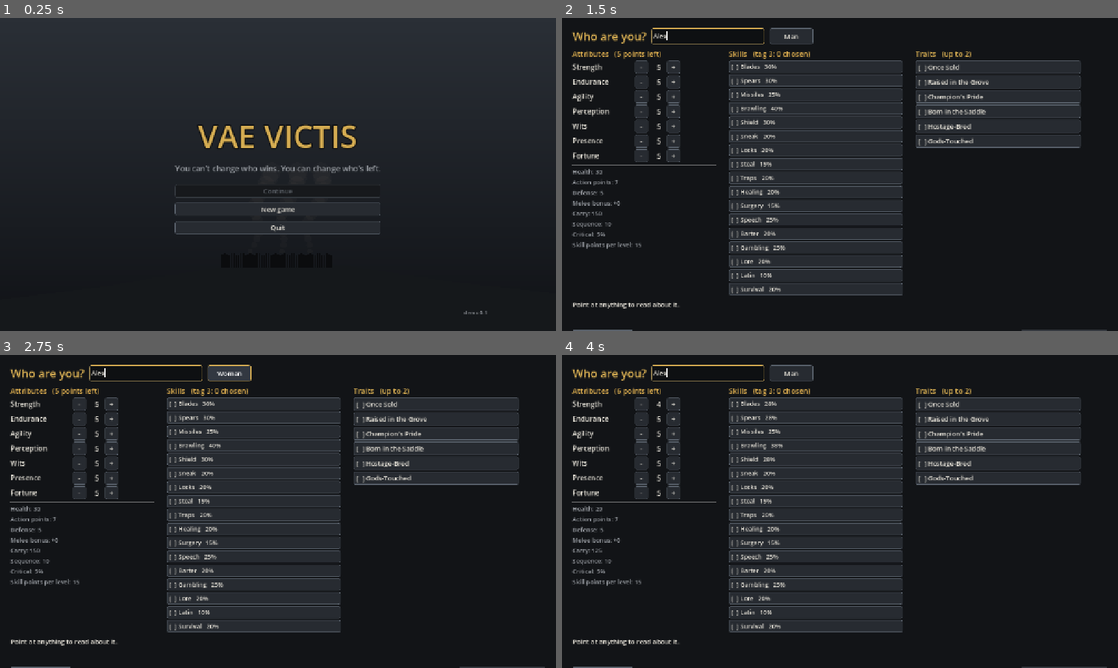
Above: before the commit, frames 1-4 (two rows, left to right).
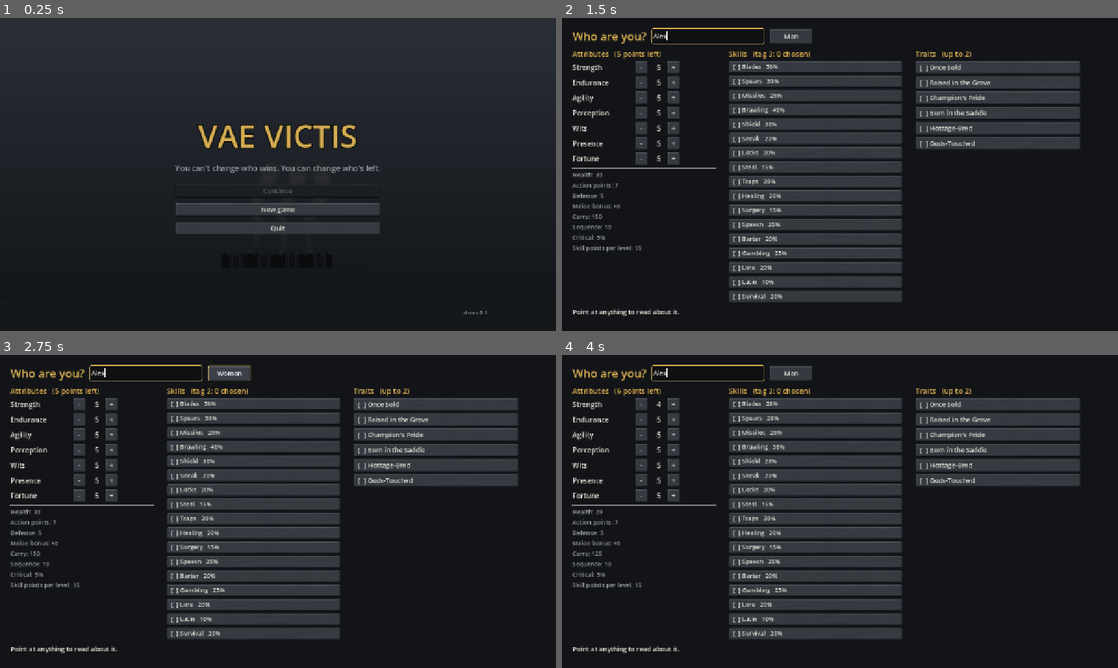
Above: after the commit, the same moments.

Repository: tdotlab/vae-victis
Game: Godot game, scene res://src/main.tscn
Two runs of this game, one before a commit and one after it. Both use one fixed random seed, a clock stepped at 60 frames per second and the inputs below.
Inputs (mouse positions are in pixels of both pictures, inside the frame that each line leads up to):
- Up to frame 1 (0.25 s): no input
- Up to frame 2 (1.5 s): click "New game" at 0.5 s; click (706, 36) at 1.27 s; type "Alex" at 1.35 s
- Up to frame 3 (2.75 s): click "Man" at 2 s
- Up to frame 4 (4 s): click "Woman" at 2.75 s; click "-" at 3.5 s

The runs differ from the first frame. In frame 1, 1.0% of the frame differs, in the area x 31-69%, y 34-70%; in frame 2, 14%; in frame 3, 15%, in the area x 1-98%, y 3-100%; in frame 4, 14%.

Commit message:
Rebuild the interface in iron and bronze
The bottom bar was a flat debug strip. It is now a hammered iron plate
under a bronze rim cut with a La Tene wave tendril: sunk wells for the
log, health and weapon, bronze studs for action points, and END TURN on
a shield boss after the Vacheres boss. Window panels and buttons share
the same iron. Windows sit above the bar when they fit; the world map
hides the turn controls. All of it is generated by art/ui.py.

Co-Authored-By: Claude Opus 5.5 <noreply@anthropic.com>

Diff:
--- a/game/src/game/local_map.gd
+++ b/game/src/game/local_map.gd
@@ -30,7 +30,7 @@
 var _camera: Camera2D
 var _cam_offset := Vector2.ZERO
 var _map_rect := Rect2()
-const HUD_BAR_H := 152.0
+const HUD_BAR_H := HUD.BAR_H
 var _floor: _Layer
 var _things: _Layer
 var _over: _Layer
--- a/game/src/game/world_map.gd
+++ b/game/src/game/world_map.gd
@@ -8,7 +8,7 @@
 const CELL := 26.0
 const STEP_TIME := 0.16          # seconds of animation per cell
 const PANEL_W := 270.0
-const BAR_H := 152.0
+const BAR_H := HUD.BAR_H
 
 var world: WorldData
 var hud: HUD
--- a/game/src/ui/dialogue_panel.gd
+++ b/game/src/ui/dialogue_panel.gd
@@ -54,11 +54,11 @@
 	add_child(dim)
 	var center := CenterContainer.new()
 	center.set_anchors_and_offsets_preset(Control.PRESET_FULL_RECT)
-	center.offset_bottom = -100
 	add_child(center)
 	var panel := PanelContainer.new()
 	panel.custom_minimum_size = Vector2(780, 0)
 	center.add_child(panel)
+	UITheme.keep_above_bar(center, panel)
 	var row := HBoxContainer.new()
 	row.add_theme_constant_override("separation", 14)
 	panel.add_child(row)
--- a/game/src/ui/hud.gd
+++ b/game/src/ui/hud.gd
@@ -1,20 +1,33 @@
 class_name HUD
 extends Control
-## The interface over a local map: the bottom bar (message log, health,
-## action points, weapon, buttons) and the windows opened from it.
+## The interface over a local map: the bottom bar and the windows opened from
+## it. The bar is a hammered iron plate under a bronze strip (art/ui.py):
+## the message log in a recessed well, health, the action-point studs over
+## the weapon slot, the shield boss that ends a turn, and the buttons.
+
+const BAR_H := 162.0     # the opaque part of the bar; the texture adds 6 px of shadow above
+const TEX_H := 168.0
 
 var map: LocalMap        # set on a local map
 var world: Node          # set on the world map (WorldMap); exactly one of the two
 var _log: RichTextLabel
 var _hp: Label
-var _ap: Label
+var _hp_max: Label
 var _date: Label
+var _studs: HBoxContainer
 var _weapon_btn: Button
+var _weapon_name: Label
+var _weapon_info: Label
 var _hover: Label
-var _end_turn: Button
+var _end_turn: TextureButton
+var _end_turn_label: Label
 var _end_combat: Button
 var _sneak_btn: Button
 var _modals: Array = []   # open windows, top last
+var _stud_on: Texture2D = preload("res://assets/ui/stud_on.png")
+var _stud_off: Texture2D = preload("res://assets/ui/stud_off.png")
+var _boss_ready: Texture2D = preload("res://assets/ui/boss_ready.png")
+var _boss_idle: Texture2D = preload("res://assets/ui/boss_idle.png")
 
 
 func _ready() -> void:
@@ -35,65 +48,166 @@
 
 
 func _build_bar() -> void:
-	var bar := PanelContainer.new()
-	bar.set_anchors_and_offsets_preset(Control.PRESET_BOTTOM_WIDE)
-	bar.offset_top = -152
-	bar.mouse_filter = Control.MOUSE_FILTER_STOP
-	add_child(bar)
+	var plate := NinePatchRect.new()
+	plate.texture = preload("res://assets/ui/bar.png")
+	plate.patch_margin_left = 48
+	plate.patch_margin_right = 48
+	plate.axis_stretch_horizontal = NinePatchRect.AXIS_STRETCH_MODE_TILE_FIT
+	plate.set_anchors_and_offsets_preset(Control.PRESET_BOTTOM_WIDE)
+	plate.offset_top = -TEX_H
+	plate.mouse_filter = Control.MOUSE_FILTER_IGNORE
+	add_child(plate)
+	# Swallow clicks on the opaque part only, not the shadow above it.
+	var catcher := Control.new()
+	catcher.set_anchors_and_offsets_preset(Control.PRESET_BOTTOM_WIDE)
+	catcher.offset_top = -BAR_H
+	catcher.mouse_filter = Control.MOUSE_FILTER_STOP
+	add_child(catcher)
 	var hb := HBoxContainer.new()
-	hb.add_theme_constant_override("separation", 10)
-	bar.add_child(hb)
+	hb.set_anchors_and_offsets_preset(Control.PRESET_BOTTOM_WIDE)
+	hb.offset_top = -BAR_H + 30
+	hb.offset_bottom = -10
+	hb.offset_left = 32
+	hb.offset_right = -32
+	hb.add_theme_constant_override("separation", 12)
+	add_child(hb)
+
+	# The log, in a dark well.
+	var well := PanelContainer.new()
+	well.add_theme_stylebox_override("panel", UITheme.tex_box("well", 12, 10))
+	well.size_flags_horizontal = Control.SIZE_EXPAND_FILL
+	hb.add_child(well)
 	_log = RichTextLabel.new()
 	_log.bbcode_enabled = true
 	_log.scroll_following = true
-	_log.custom_minimum_size = Vector2(520, 130)
-	_log.size_flags_horizontal = Control.SIZE_EXPAND_FILL
+	_log.custom_minimum_size = Vector2(440, 0)
 	_log.add_theme_font_size_override("normal_font_size", 14)
-	var log_bg := StyleBoxFlat.new()
-	log_bg.bg_color = Color("#0e1012")
-	log_bg.set_content_margin_all(6)
-	_log.add_theme_stylebox_override("normal", log_bg)
-	hb.add_child(_log)
-	var stats := VBoxContainer.new()
-	stats.custom_minimum_size.x = 170
-	hb.add_child(stats)
-	_hp = UITheme.label("", 18, UITheme.GOOD)
-	stats.add_child(_hp)
-	_ap = UITheme.label("", 16, UITheme.WARN)
-	stats.add_child(_ap)
-	_date = UITheme.label("", 13, UITheme.DIM)
-	_date.autowrap_mode = TextServer.AUTOWRAP_WORD
-	stats.add_child(_date)
-	_weapon_btn = UITheme.button("", _cycle_weapon, 170)
-	_weapon_btn.custom_minimum_size.y = 34
+	_log.add_theme_stylebox_override("normal", StyleBoxEmpty.new())
+	well.add_child(_log)
+
+	# Health, with the date under it.
+	var hcol := VBoxContainer.new()
+	hcol.custom_minimum_size.x = 112
+	hcol.add_theme_constant_override("separation", 4)
+	hb.add_child(hcol)
+	var hwell := PanelContainer.new()
+	hwell.add_theme_stylebox_override("panel", UITheme.tex_box("well", 12, 6))
+	hwell.size_flags_vertical = Control.SIZE_EXPAND_FILL
+	hcol.add_child(hwell)
+	var hv := VBoxContainer.new()
+	hv.alignment = BoxContainer.ALIGNMENT_CENTER
+	hv.add_theme_constant_override("separation", -2)
+	hwell.add_child(hv)
+	hv.add_child(UITheme.caps("Health", 10))
+	_hp = UITheme.label("", 30, UITheme.TEXT)
+	_hp.horizontal_alignment = HORIZONTAL_ALIGNMENT_CENTER
+	hv.add_child(_hp)
+	_hp_max = UITheme.label("", 12, UITheme.DIM)
+	_hp_max.horizontal_alignment = HORIZONTAL_ALIGNMENT_CENTER
+	hv.add_child(_hp_max)
+	_date = UITheme.label("", 12, UITheme.DIM)
+	_date.horizontal_alignment = HORIZONTAL_ALIGNMENT_CENTER
+	_date.add_theme_color_override("font_shadow_color", Color(0, 0, 0, 0.85))
+	_date.add_theme_constant_override("shadow_offset_y", 1)
+	hcol.add_child(_date)
+
+	# Action studs over the weapon slot.
+	var wcol := VBoxContainer.new()
+	wcol.custom_minimum_size.x = 214
+	wcol.add_theme_constant_override("separation", 5)
+	hb.add_child(wcol)
+	_studs = HBoxContainer.new()
+	_studs.alignment = BoxContainer.ALIGNMENT_CENTER
+	_studs.add_theme_constant_override("separation", 2)
+	_studs.custom_minimum_size.y = 18
+	_studs.tooltip_text = "Action points. Lit in a fight while they last."
+	_studs.mouse_filter = Control.MOUSE_FILTER_STOP
+	wcol.add_child(_studs)
+	_weapon_btn = Button.new()
+	_weapon_btn.focus_mode = Control.FOCUS_NONE
+	_weapon_btn.size_flags_vertical = Control.SIZE_EXPAND_FILL
 	_weapon_btn.tooltip_text = "Your weapon. Click to switch to another one you carry."
-	stats.add_child(_weapon_btn)
+	_weapon_btn.add_theme_stylebox_override("normal", UITheme.tex_box("well", 12, 8))
+	_weapon_btn.add_theme_stylebox_override("hover", UITheme.tex_box("well_hover", 12, 8))
+	_weapon_btn.add_theme_stylebox_override("pressed", UITheme.tex_box("well_hover", 12, 8))
+	_weapon_btn.pressed.connect(_cycle_weapon)
+	wcol.add_child(_weapon_btn)
+	var wv := VBoxContainer.new()
+	wv.set_anchors_and_offsets_preset(Control.PRESET_FULL_RECT)
+	wv.alignment = BoxContainer.ALIGNMENT_CENTER
+	wv.mouse_filter = Control.MOUSE_FILTER_IGNORE
+	wv.add_theme_constant_override("separation", 2)
+	_weapon_btn.add_child(wv)
+	var wcap := UITheme.caps("Weapon", 10)
+	wcap.mouse_filter = Control.MOUSE_FILTER_IGNORE
+	wv.add_child(wcap)
+	_weapon_name = UITheme.label("", 17, UITheme.TEXT)
+	_weapon_name.horizontal_alignment = HORIZONTAL_ALIGNMENT_CENTER
+	_weapon_name.mouse_filter = Control.MOUSE_FILTER_IGNORE
+	wv.add_child(_weapon_name)
+	_weapon_info = UITheme.label("", 13, UITheme.WARN)
+	_weapon_info.horizontal_alignment = HORIZONTAL_ALIGNMENT_CENTER
+	_weapon_info.mouse_filter = Control.MOUSE_FILTER_IGNORE
+	wv.add_child(_weapon_info)
+
+	# The shield boss ends a turn; End fight under it.
+	var bcol := VBoxContainer.new()
+	bcol.custom_minimum_size.x = 92
+	bcol.add_theme_constant_override("separation", 0)
+	hb.add_child(bcol)
+	_end_turn = TextureButton.new()
+	_end_turn.texture_normal = _boss_idle
+	_end_turn.texture_hover = preload("res://assets/ui/boss_hover.png")
+	_end_turn.texture_pressed = preload("res://assets/ui/boss_pressed.png")
+	_end_turn.texture_disabled = _boss_idle
+	_end_turn.focus_mode = Control.FOCUS_NONE
+	_end_turn.size_flags_horizontal = Control.SIZE_SHRINK_CENTER
+	_end_turn.tooltip_text = "End your turn (Space)."
+	if map:
+		_end_turn.pressed.connect(func(): map.combat.player_end_turn())
+	bcol.add_child(_end_turn)
+	_end_turn_label = UITheme.caps("End turn", 9)
+	_end_turn_label.position = Vector2(0, 36)
+	_end_turn_label.size = Vector2(88, 16)
+	_end_turn_label.mouse_filter = Control.MOUSE_FILTER_IGNORE
+	_end_turn.add_child(_end_turn_label)
+	_end_combat = _tb("End fight", "End the fight when no enemy is left in sight (Enter).", func():
+		if map:
+			map.combat.request_end())
+	_end_combat.custom_minimum_size = Vector2(92, 26)
+	bcol.add_child(_end_combat)
+	# Turns and action points mean nothing on the road.
+	bcol.visible = map != null
+	_studs.visible = map != null
+
+	# The buttons.
 	var grid := GridContainer.new()
 	grid.columns = 2
 	grid.add_theme_constant_override("h_separation", 6)
 	grid.add_theme_constant_override("v_separation", 6)
+	grid.size_flags_vertical = Control.SIZE_SHRINK_CENTER
 	hb.add_child(grid)
-	grid.add_child(_tb("Gear (I)", open_inventory))
-	grid.add_child(_tb("Self (C)", open_character))
-	grid.add_child(_tb("Journal (J)", open_journal))
+	grid.add_child(_tb("Gear", "Your gear and what you carry (I).", open_inventory))
+	grid.add_child(_tb("Self", "Your character (C).", open_character))
+	grid.add_child(_tb("Journal", "Quests and notes (J).", open_journal))
 	if map == null:
-		grid.add_child(_tb("Rest (R)", func(): world.rest()))
-		grid.add_child(_tb("Menu (Esc)", open_menu))
-		return
-	grid.add_child(_tb("Travel (M)", func(): map.try_world_map()))
-	_sneak_btn = _tb("Sneak (S)", func(): map.toggle_sneak())
+		grid.add_child(_tb("Rest", "Rest a while (R).", func(): world.rest()))
+		grid.add_child(_tb("Menu", "Save, load, help, quit (Esc).", open_menu))
+		return
+	grid.add_child(_tb("Travel", "The map of Gaul (M).", func(): map.try_world_map()))
+	_sneak_btn = _tb("Sneak", "Move quietly (S).", func(): map.toggle_sneak())
 	grid.add_child(_sneak_btn)
-	grid.add_child(_tb("Menu (Esc)", open_menu))
-	_end_turn = _tb("End turn (Space)", func(): map.combat.player_end_turn())
-	grid.add_child(_end_turn)
-	_end_combat = _tb("End fight (Enter)", func(): map.combat.request_end())
-	grid.add_child(_end_combat)
-
-
-func _tb(text: String, cb: Callable) -> Button:
-	var b := UITheme.button(text, cb, 140)
-	b.custom_minimum_size.y = 28
-	b.add_theme_font_size_override("font_size", 13)
+	grid.add_child(_tb("Menu", "Save, load, help, quit (Esc).", open_menu))
+
+
+func _tb(text: String, tip: String, cb: Callable) -> Button:
+	var b := UITheme.button(text.to_upper(), cb, 96)
+	b.custom_minimum_size.y = 32
+	b.tooltip_text = tip
+	b.add_theme_font_override("font", UITheme.caps_font())
+	b.add_theme_font_size_override("font_size", 11)
+	b.add_theme_color_override("font_color", UITheme.TEXT.darkened(0.08))
+	b.add_theme_color_override("font_hover_color", UITheme.BRONZE)
 	return b
 
 
@@ -121,28 +235,43 @@
 	if map and map.player == null:
 		return
 	var p := Game.state.player
-	_hp.text = "Health %d / %d" % [p.hp, p.max_hp()]
-	_hp.add_theme_color_override("font_color", UITheme.GOOD if p.hp * 2 > p.max_hp() else UITheme.BAD)
-	var in_fight := in_fight()
-	if in_fight:
-		var a := map.player.ap if map.combat.current == map.player else 0
-		_ap.text = "Action %s" % ("●".repeat(a) + "○".repeat(maxi(0, p.max_ap() - a)))
-	elif map:
-		_ap.text = "Sneaking" if map.player.get_meta("sneaking", false) else ""
-	else:
-		_ap.text = ""
+	_hp.text = str(p.hp)
+	_hp.add_theme_color_override("font_color", UITheme.TEXT if p.hp * 2 > p.max_hp() else UITheme.BAD)
+	_hp_max.text = "of %d" % p.max_hp()
+	var fighting := in_fight()
+	var mine := fighting and map.combat.current == map.player
+	var lit: int = map.player.ap if mine else 0
+	var n := p.max_ap()
+	while _studs.get_child_count() < n:
+		var t := TextureRect.new()
+		t.mouse_filter = Control.MOUSE_FILTER_IGNORE
+		_studs.add_child(t)
+	for i in _studs.get_child_count():
+		var t: TextureRect = _studs.get_child(i)
+		t.visible = i < n
+		t.texture = _stud_on if i < lit else _stud_off
 	_date.text = Game.state.date_text()
 	var w := p.weapon_def()
-	var ammo := ""
+	var info := "%d AP" % int(w.get("ap", 3))
 	if w.has("ammo"):
-		ammo = " (%d)" % p.inventory.count(w["ammo"])
+		info += "   %d %s" % [p.inventory.count(w["ammo"]), DB.item_name_lc(w["ammo"])]
 	elif w.get("thrown", false):
-		ammo = " (%d)" % (p.inventory.count(w["id"]) + 1)
-	_weapon_btn.text = "%s%s  %d AP" % [w.get("name", "Fists"), ammo, int(w.get("ap", 3))]
+		info += "   %d left" % (p.inventory.count(w["id"]) + 1)
+	_weapon_name.text = w.get("name", "Fists")
+	_weapon_info.text = info
+	_end_turn.disabled = not mine
+	_end_turn.texture_normal = _boss_ready if mine else _boss_idle
+	_end_turn_label.add_theme_color_override("font_color", UITheme.BRONZE if mine else UITheme.DIM.darkened(0.3))
+	_end_combat.disabled = not fighting
 	if map:
-		_end_turn.disabled = not in_fight
-		_end_combat.disabled = not in_fight
-		_sneak_btn.disabled = in_fight
+		_sneak_btn.disabled = fighting
+		var sneaking: bool = map.player.get_meta("sneaking", false)
+		if sneaking:
+			_sneak_btn.add_theme_stylebox_override("normal", UITheme.button_box("btn_on"))
+			_sneak_btn.add_theme_color_override("font_color", UITheme.BRONZE)
+		else:
+			_sneak_btn.remove_theme_stylebox_override("normal")
+			_sneak_btn.add_theme_color_override("font_color", UITheme.TEXT.darkened(0.08))
 
 
 func in_fight() -> bool:
--- a/game/src/ui/journal_panel.gd
+++ b/game/src/ui/journal_panel.gd
@@ -17,7 +17,7 @@
 	if deadline > 0 and gs.quest_status("hostages") == "active":
 		vb.add_child(UITheme.label("Days until the spring assembly: %d" % maxi(0, deadline - gs.day()), 14, UITheme.WARN))
 	var scroll := ScrollContainer.new()
-	scroll.custom_minimum_size = Vector2(740, 420)
+	scroll.custom_minimum_size = Vector2(740, 380)
 	scroll.horizontal_scroll_mode = ScrollContainer.SCROLL_MODE_DISABLED
 	vb.add_child(scroll)
 	var list := VBoxContainer.new()
--- a/game/src/ui/ui_theme.gd
+++ b/game/src/ui/ui_theme.gd
@@ -1,6 +1,7 @@
 class_name UITheme
 extends RefCounted
-## The interface look: charcoal iron panels, iron edges, brass accents, bone text.
+## The interface look: hammered iron panels, iron edges, brass accents, bone text.
+## The iron and bronze pieces are rendered by art/ui.py into assets/ui/.
 ## T hates brown; keep it out of the interface.
 
 const BG := Color("#121417")
@@ -15,6 +16,7 @@
 const WARN := Color("#e0b050")
 
 static var _theme: Theme
+static var _caps: FontVariation
 
 
 static func get_theme() -> Theme:
@@ -22,14 +24,20 @@
 		return _theme
 	var t := Theme.new()
 	t.default_font_size = 15
-	var panel := _box(PANEL, EDGE, 2)
+	var panel := tex_box("panel", 20, 16)
+	panel.axis_stretch_horizontal = StyleBoxTexture.AXIS_STRETCH_MODE_TILE_FIT
+	panel.axis_stretch_vertical = StyleBoxTexture.AXIS_STRETCH_MODE_TILE_FIT
 	t.set_stylebox("panel", "PanelContainer", panel)
 	t.set_stylebox("panel", "Panel", panel)
-	t.set_stylebox("normal", "Button", _box(PANEL_LIGHT, EDGE, 1, 6))
-	t.set_stylebox("hover", "Button", _box(Color("#323841"), BRONZE, 1, 6))
-	t.set_stylebox("pressed", "Button", _box(Color("#3c434d"), BRONZE, 2, 6))
-	t.set_stylebox("disabled", "Button", _box(Color("#17191c"), Color("#33383e"), 1, 6))
-	t.set_stylebox("focus", "Button", _box(Color(0, 0, 0, 0), BRONZE, 1, 6))
+	t.set_stylebox("normal", "Button", button_box("btn_normal"))
+	t.set_stylebox("hover", "Button", button_box("btn_hover"))
+	t.set_stylebox("pressed", "Button", button_box("btn_pressed"))
+	t.set_stylebox("disabled", "Button", button_box("btn_off"))
+	t.set_stylebox("focus", "Button", StyleBoxEmpty.new())
+	t.set_constant("outline_size", "Button", 0)
+	t.set_color("font_shadow_color", "Button", Color(0, 0, 0, 0.7))
+	t.set_constant("shadow_offset_y", "Button", 1)
+	t.set_constant("shadow_offset_x", "Button", 0)
 	t.set_color("font_color", "Button", TEXT)
 	t.set_color("font_hover_color", "Button", Color("#ffffff"))
 	t.set_color("font_pressed_color", "Button", Color("#ffffff"))
@@ -52,6 +60,42 @@
 	t.set_stylebox("grabber_pressed", "VScrollBar", grab)
 	_theme = t
 	return t
+
+
+## A 9-patch from one of the rendered interface pieces.
+static func tex_box(name: String, margin: int, pad: int) -> StyleBoxTexture:
+	var s := StyleBoxTexture.new()
+	s.texture = load("res://assets/ui/%s.png" % name)
+	s.set_texture_margin_all(margin)
+	s.set_content_margin_all(pad)
+	return s
+
+
+static func button_box(name: String) -> StyleBoxTexture:
+	var s := tex_box(name, 9, 10)
+	s.content_margin_top = 4
+	s.content_margin_bottom = 5
+	return s
+
+
+## Small capitals with a little air between them, for labels cut into the
+## iron ("HEALTH", "GEAR").
+static func caps_font() -> FontVariation:
+	if _caps == null:
+		_caps = FontVariation.new()
+		_caps.base_font = ThemeDB.fallback_font
+		_caps.spacing_glyph = 2
+		_caps.variation_embolden = 0.4
+	return _caps
+
+
+static func caps(text: String, size: int = 11, color: Color = BRONZE) -> Label:
+	var l := label(text.to_upper(), size, color)
+	l.add_theme_font_override("font", caps_font())
+	l.add_theme_color_override("font_shadow_color", Color(0, 0, 0, 0.85))
+	l.add_theme_constant_override("shadow_offset_y", 1)
+	l.horizontal_alignment = HORIZONTAL_ALIGNMENT_CENTER
+	return l
 
 
 static func _box(bg: Color, edge: Color, border: int, pad: int = 8) -> StyleBoxFlat:
@@ -101,6 +145,7 @@
 	var panel := PanelContainer.new()
 	panel.custom_minimum_size = size
 	center.add_child(panel)
+	keep_above_bar(center, panel)
 	var vb := VBoxContainer.new()
 	vb.add_theme_constant_override("separation", 8)
 	panel.add_child(vb)
@@ -110,3 +155,14 @@
 		vb.add_child(t)
 	parent.add_child(root)
 	return [root, vb]
+
+
+## Windows sit in the view above the interface bar, as they did in Fallout,
+## unless one is too tall for that space; then it centres on the whole
+## screen and covers the bar. `center` is the CenterContainer that holds
+## `panel` and fills the screen.
+static func keep_above_bar(center: Control, panel: Control) -> void:
+	var fit := func() -> void:
+		var room := center.get_parent_area_size().y - HUD.BAR_H
+		center.offset_bottom = -HUD.BAR_H if panel.size.y <= room - 8.0 else 0.0
+	panel.resized.connect(fit)
Binary file added: game/assets/ui/bar.png
Not shown, added: game/assets/ui/bar.png.import
Binary file added: game/assets/ui/boss_hover.png
Not shown, added: game/assets/ui/boss_hover.png.import
Binary file added: game/assets/ui/boss_idle.png
Not shown, added: game/assets/ui/boss_idle.png.import
Binary file added: game/assets/ui/boss_pressed.png
Not shown, added: game/assets/ui/boss_pressed.png.import
Binary file added: game/assets/ui/boss_ready.png
Not shown, added: game/assets/ui/boss_ready.png.import
Binary file added: game/assets/ui/btn_hover.png
Not shown, added: game/assets/ui/btn_hover.png.import
(and 21 more such lines)
